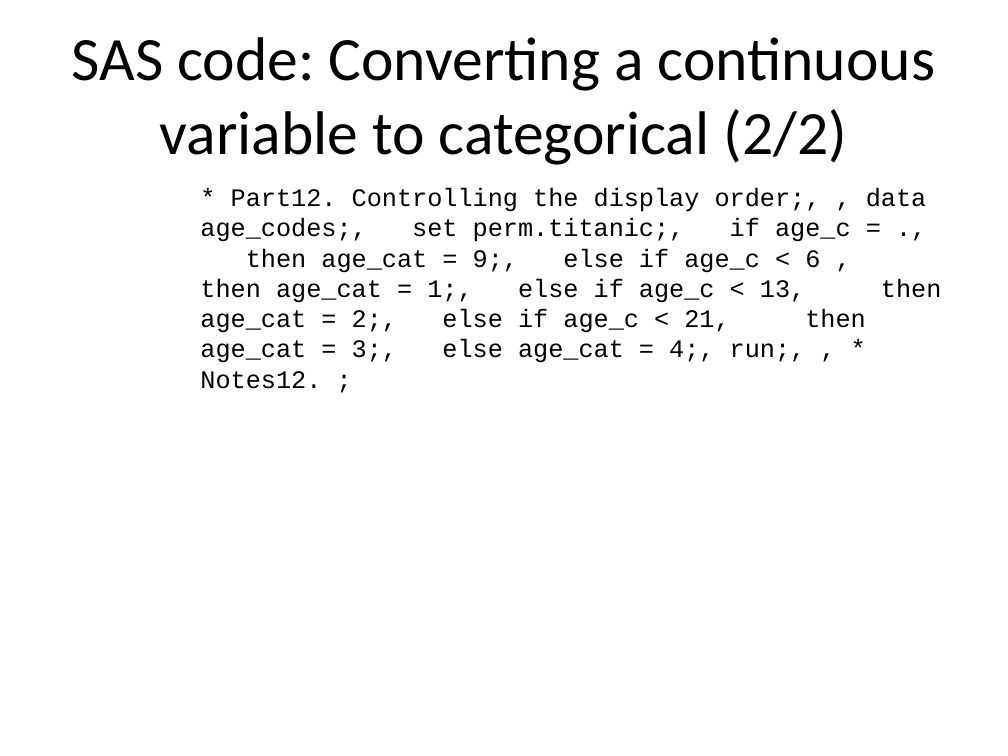
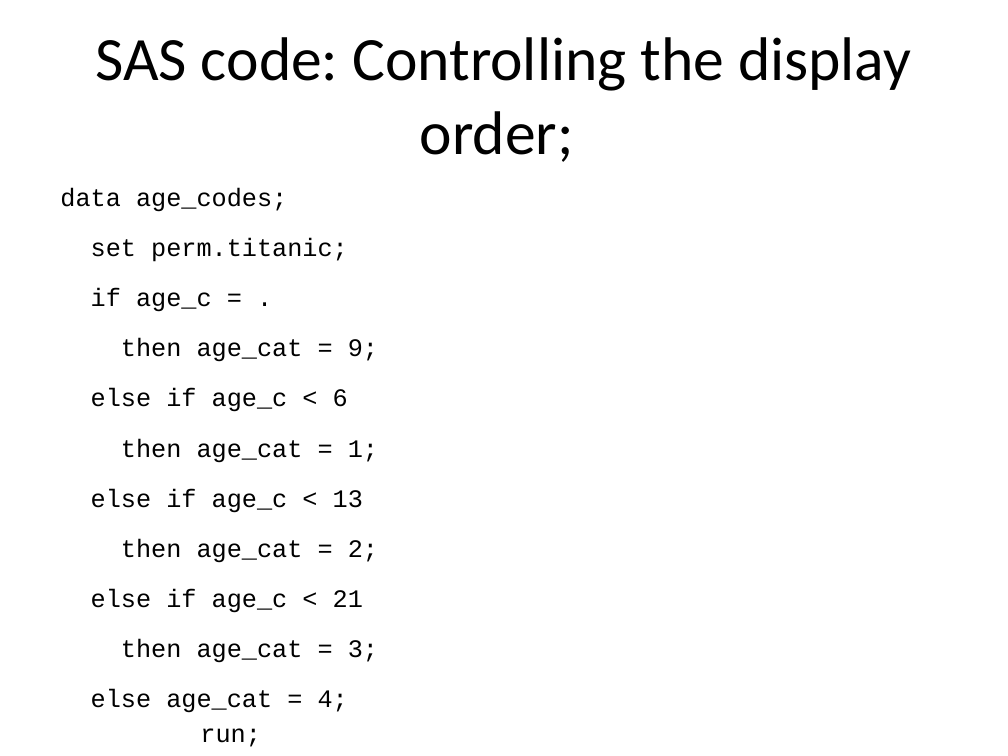
Before and after one commit to pmean/introduction-to-SAS, a slide deck: slide 24 of results/m04-slides-and-speaker-notes.pptx (slide 25 before the commit). Drawn at 1008x756 pixels with LibreOffice and Linux fonts; fonts in the diff are those of the drawing. Boxes give left, top, right and bottom in pixels: in the first picture for what was removed or moved away, otherwise in the second. Text is boxed around its words. In the diff, an @@ line names an element or a change of style, - is before the commit and + after.

```diff
--- a/results/m04-slides-and-speaker-notes.pptx
+++ b/results/m04-slides-and-speaker-notes.pptx
@@ title at (95, 37, 911, 162): text changed @@
-SAS code: Converting a continuous variable to categorical (2/2)
+SAS code: Controlling the display order;
@@ text at (60, 188, 378, 747): text changed @@
-* Part12. Controlling the display order;, , data age_codes;, set perm.titanic;, if age_c = ., then age_cat = 9;, else if age_c < 6 , then age_cat = 1;, else if age_c < 13, then age_cat = 2;, else if age_c < 21, then age_cat = 3;, else age_cat = 4;, run;, , * Notes12. ;
+data age_codes;
+set perm.titanic;
+if age_c = .
+then age_cat = 9;
+else if age_c < 6
+then age_cat = 1;
+else if age_c < 13
+then age_cat = 2;
+else if age_c < 21
+then age_cat = 3;
+else age_cat = 4;
+run;
```
Also in this commit, not shown: 17 other slides changed, 3 slides added, 16 slides removed, 2 other files.
